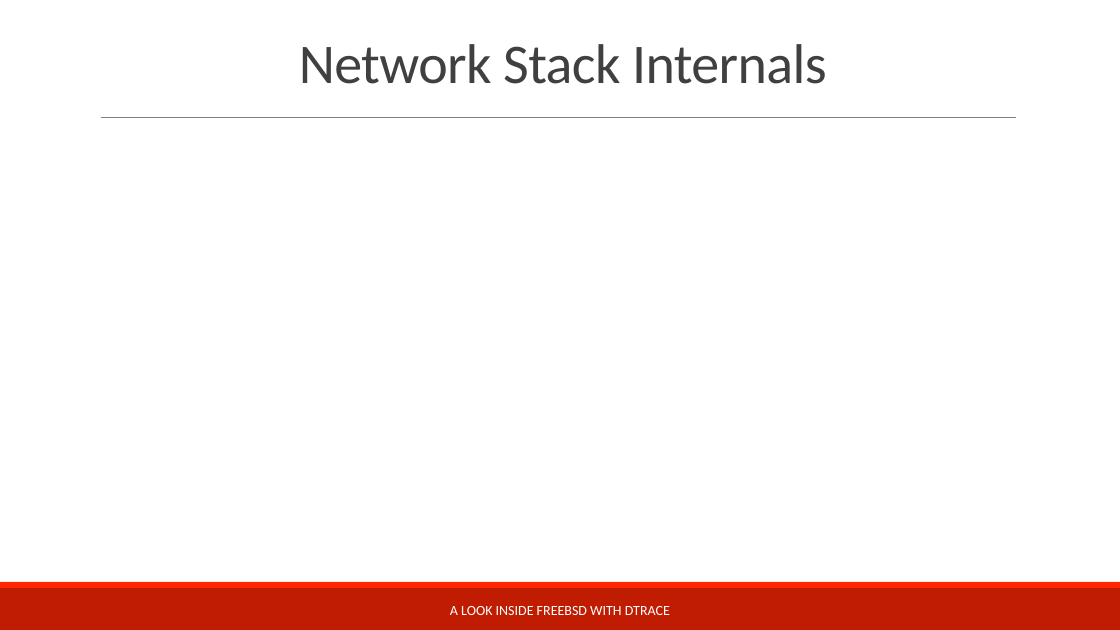
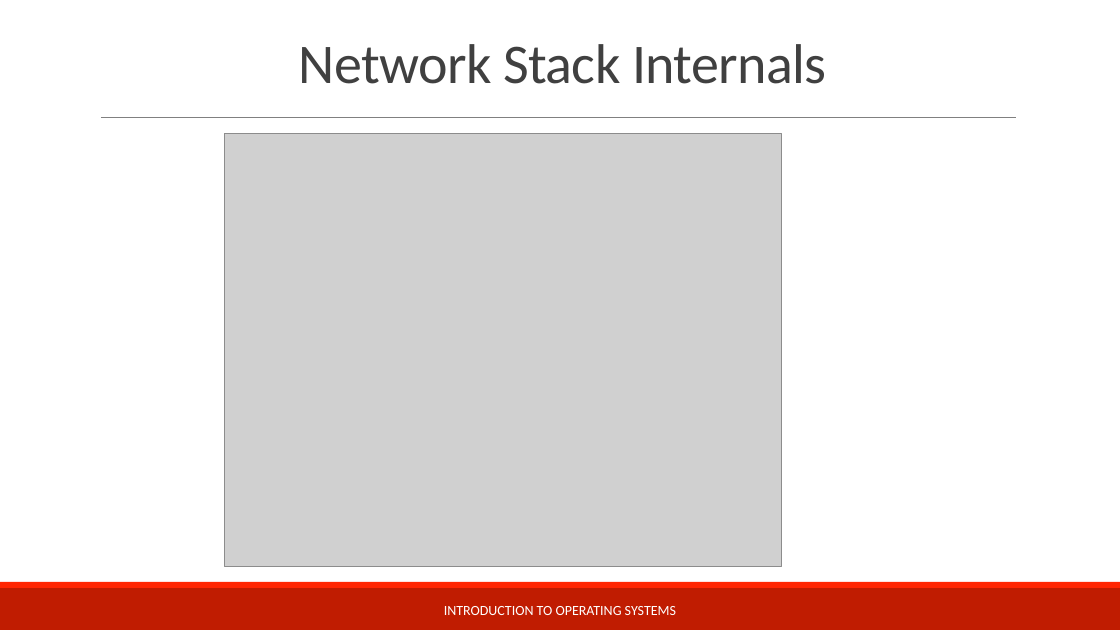
Before and after one commit to teachbsd/course, a slide deck: slide 25 of undergraduate/lectures/communication.pptx (slide 27 before the commit). Drawn at 1120x630 pixels with LibreOffice and Linux fonts; fonts in the diff are those of the drawing; grey boxes stand for pictures; background and template pictures are left out. Boxes give left, top, right and bottom in pixels: in the first picture for what was removed or moved away, otherwise in the second. Text is boxed around its words. In the diff, an @@ line names an element or a change of style, - is before the commit and + after.

```diff
--- a/undergraduate/lectures/communication.pptx
+++ b/undergraduate/lectures/communication.pptx
@@ picture added at [224, 134, 782, 566] @@
@@ text at [444, 606, 676, 615]: text changed @@
-A LOOK INSIDE FREEBSD WITH DTRACE
+INTRODUCTION TO OPERATING SYSTEMS
```
Also in this commit, not shown: 20 other slides changed, 8 slides added, 13 slides removed.
